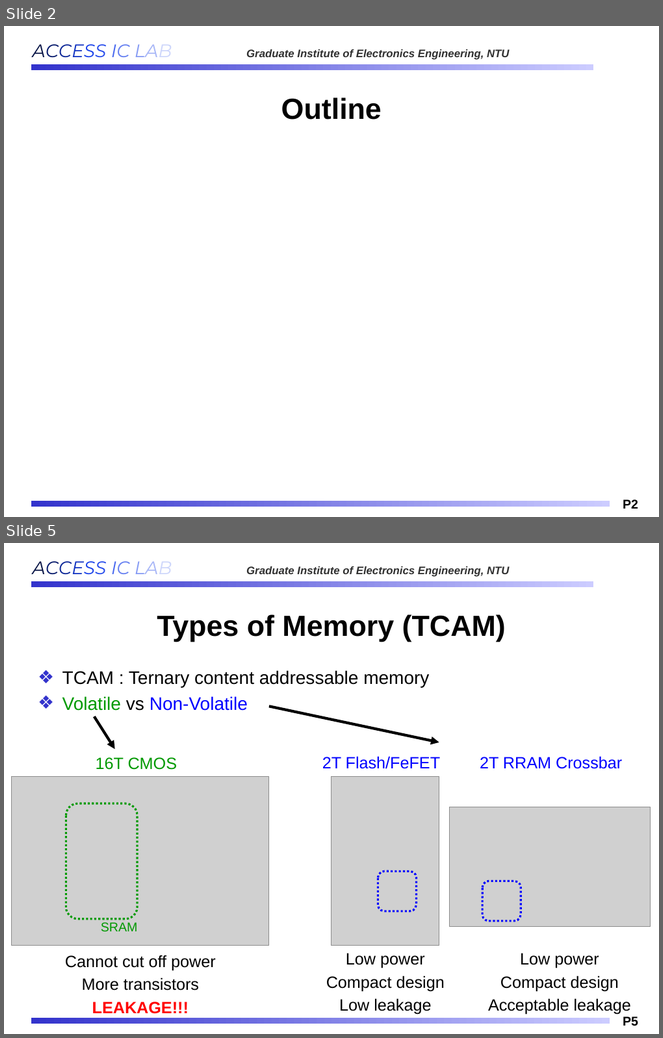
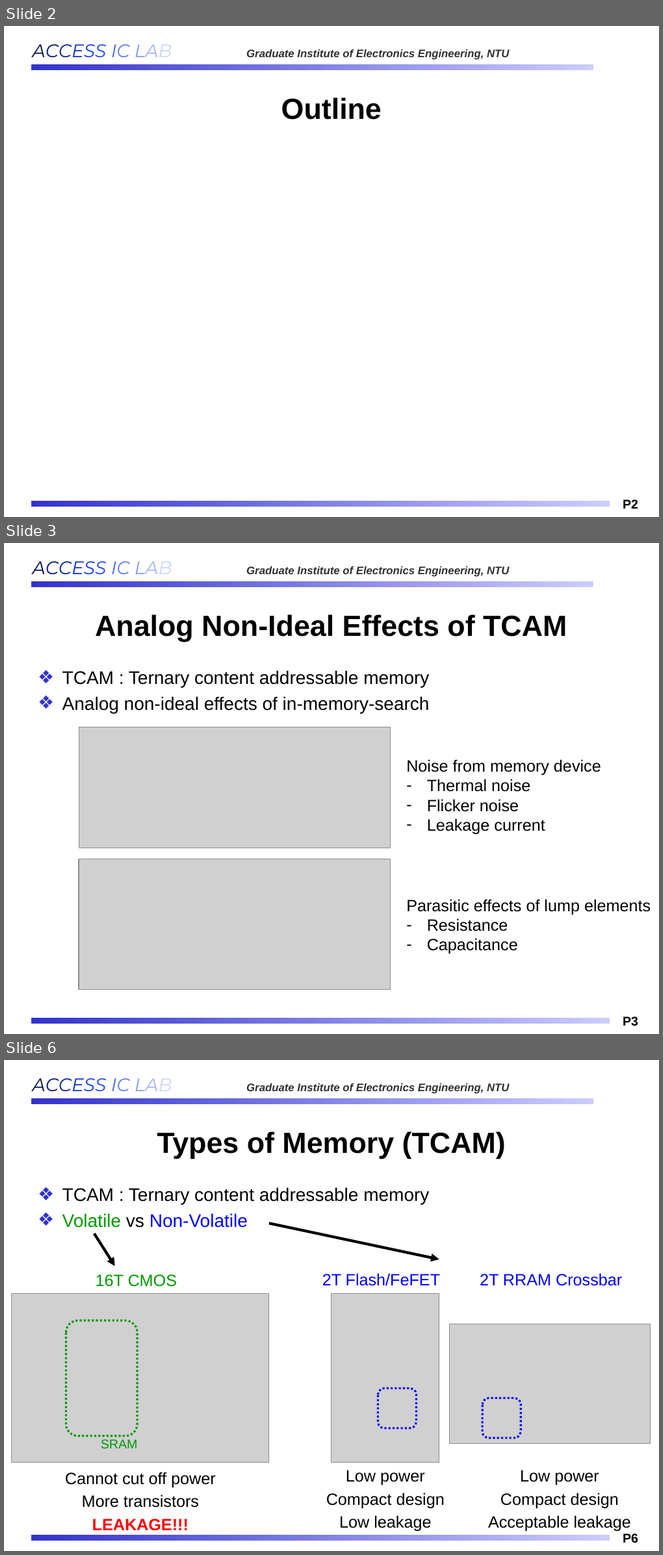
Before and after one commit to Oniontow/AndyWu_Project, a slide deck: b11901027_王仁軒.pptx. Shown one above the other, each under a label of ours: slides 2 and 5 before the commit, slides 2, 3 and 6 after it; the slides between them are not shown. The pictures are 663x1038 and 663x1555 pixels, drawn with LibreOffice and Linux fonts; fonts in the diff are those of the drawing; grey boxes stand for pictures; background and template pictures are left out. Boxes give left, top, right and bottom in pixels: in the first picture for what was removed or moved away, otherwise in the second. Text is boxed around its words. In the diff, an @@ line names an element or a change of style, - is before the commit and + after.

```diff
--- a/b11901027_王仁軒.pptx
+++ b/b11901027_王仁軒.pptx
@@ slide 3 added at (4, 543, 659, 1034), background #FFFFFF; not listed: 4 template elements that a slide beside it also shows @@
@@ title added at (95, 615, 567, 642), 32 pt, text #000000, bold @@
+Analog Non-Ideal Effects of TCAM
@@ text added at (62, 670, 430, 713), 20 pt, text #000000 @@
+❖ TCAM : Ternary content addressable memory
+❖ Analog non-ideal effects of in-memory-search
@@ picture added at (79, 728, 390, 849) @@
@@ text added at (406, 759, 601, 834), 18 pt, text #000000 @@
+Noise from memory device
+– Thermal noise
+– Flicker noise
+– Leakage current
@@ picture added at (79, 859, 391, 990) @@
@@ text added at (406, 899, 651, 954), 18 pt, text #000000 @@
+Parasitic effects of lump elements
+– Resistance
+– Capacitance
@@ what was slide 5 is now slide 6 @@
@@ page number at (623, 1534, 638, 1544): text changed @@
-P5
+P6
```
Also in this commit, not shown: 2 slides changed, 2 other slides added, 2 slides removed, 1 other file.
